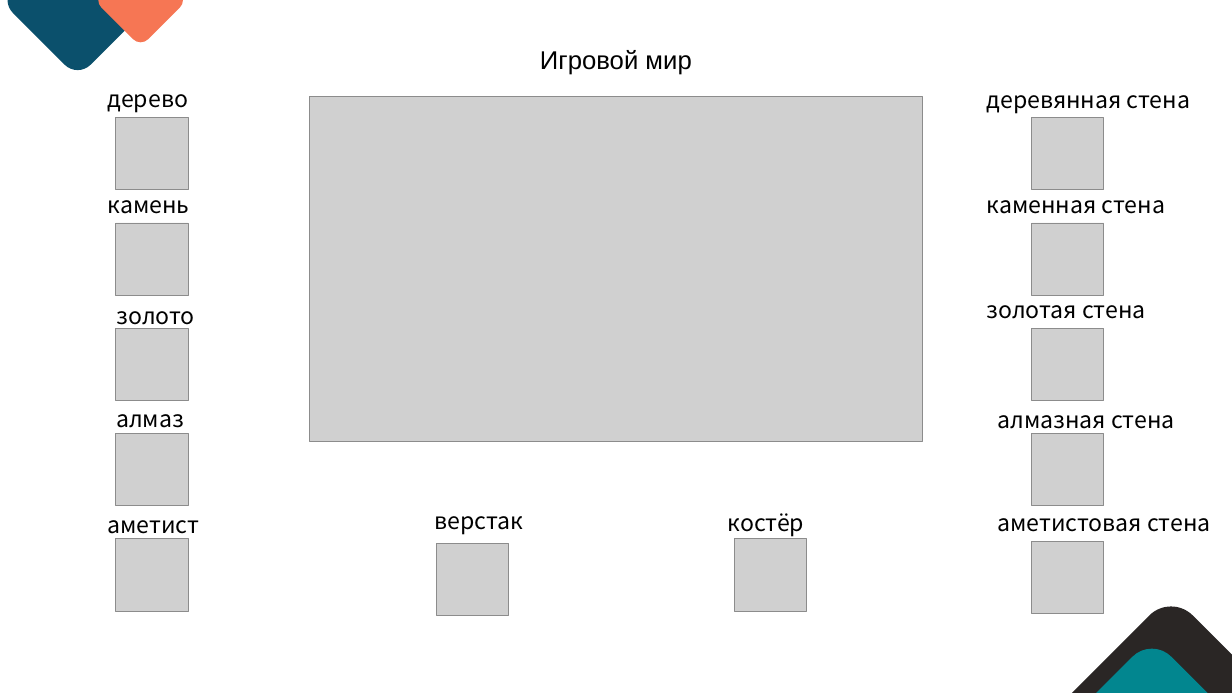
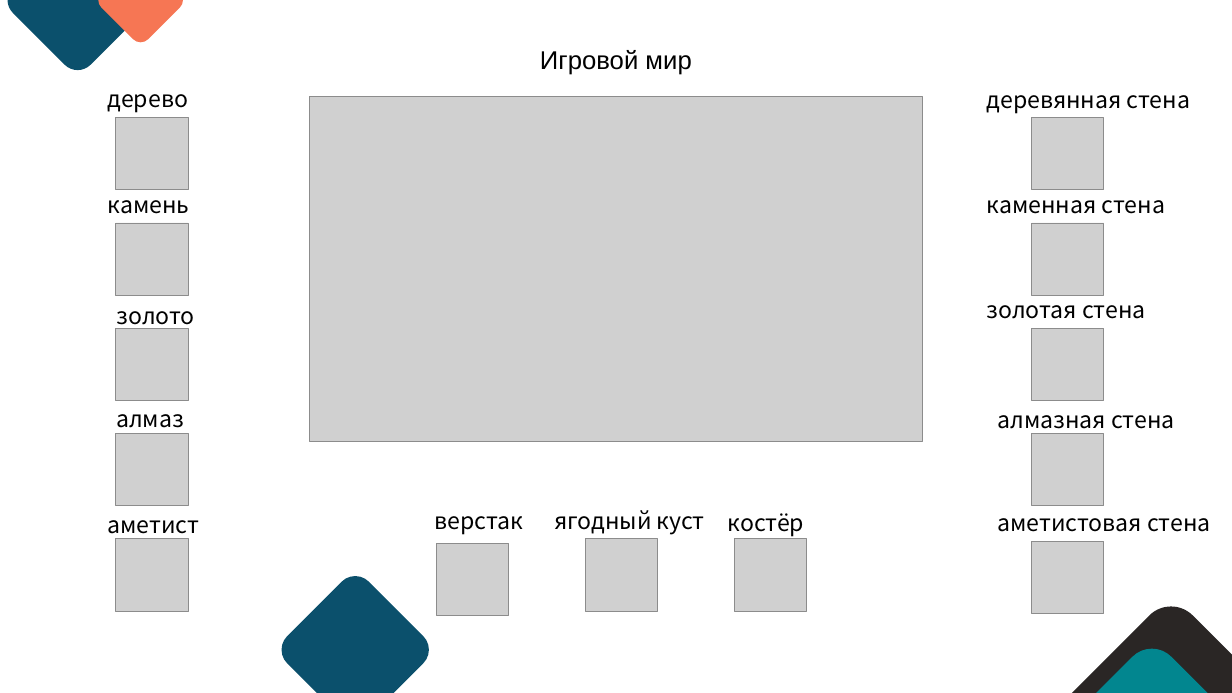
Before and after one commit to Listoker/starve_survival, a slide deck: slide 7 of проект starvesurvival.pptx (slide 5 before the commit). Drawn at 1232x693 pixels with LibreOffice and Linux fonts; fonts in the diff are those of the drawing; grey boxes stand for pictures. Boxes give left, top, right and bottom in pixels: in the first picture for what was removed or moved away, otherwise in the second. Text is boxed around its words. In the diff, an @@ line names an element or a change of style, - is before the commit and + after.

```diff
--- a/проект starvesurvival.pptx
+++ b/проект starvesurvival.pptx
@@ text at box(435, 510, 705, 534): text changed @@
-верстак
+верстак ягодный куст
@@ picture added at box(586, 539, 658, 611) @@
@@ rounded rectangle added at box(274, 569, 437, 693), fill #0B506C @@
```
Also in this commit, not shown: 6 other slides changed, 4 slides added, 3 slides removed, 2 other files.
